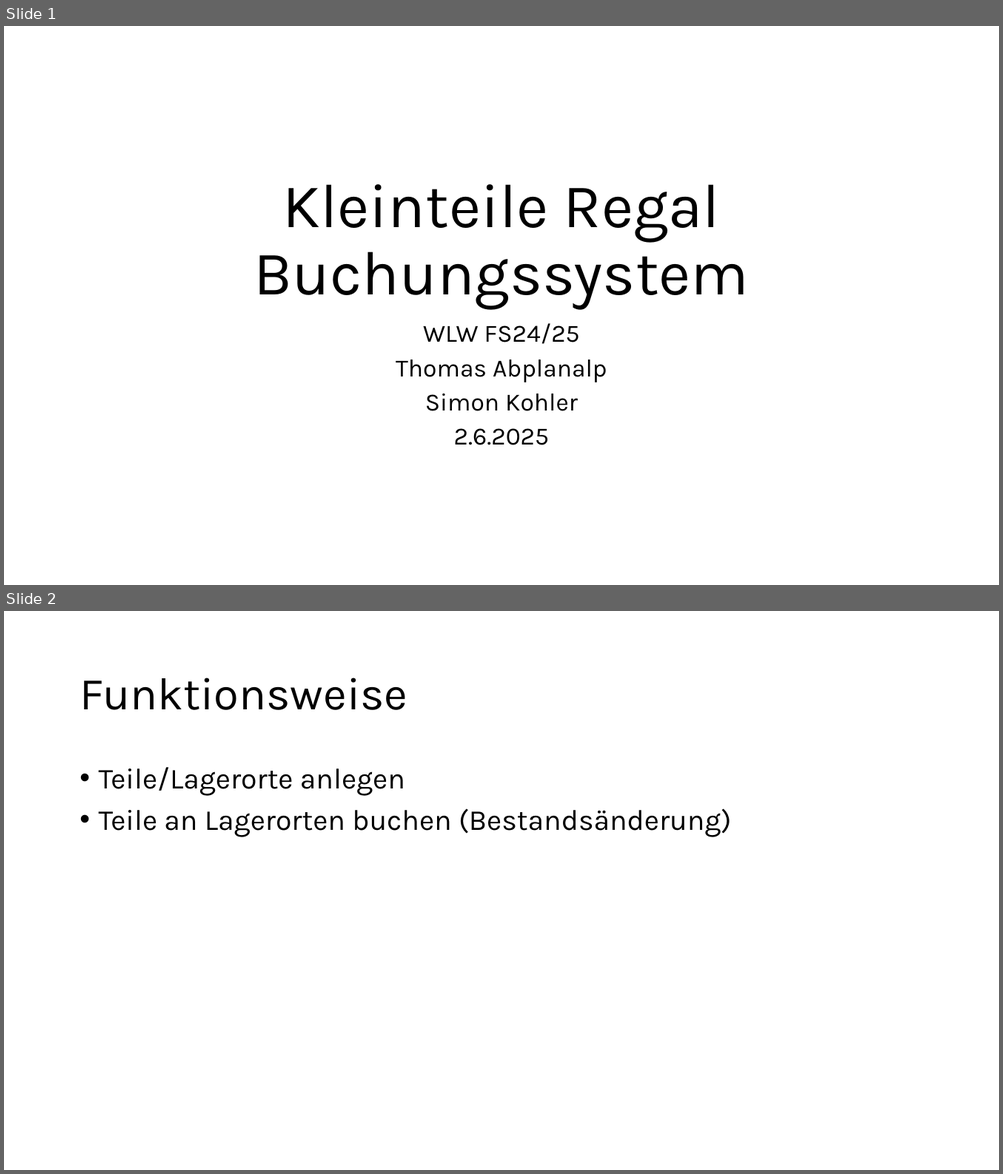
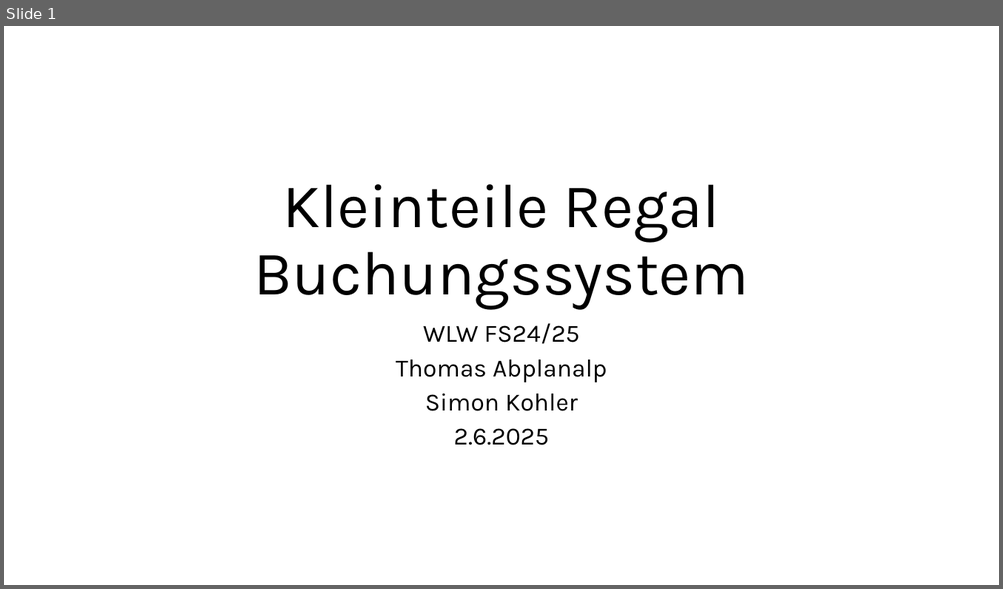
Before and after one commit to tasoftch/WLW-Teilelager, a slide deck: Kleinteile Regal präsentation.pptx. Shown one above the other, each under a label of ours: slides 1 and 2 before the commit, slide 1 after it. The pictures are 1003x1174 and 1003x589 pixels, drawn with LibreOffice and Linux fonts; fonts in the diff are those of the drawing; background and template pictures are left out. Boxes give left, top, right and bottom in pixels: in the first picture for what was removed or moved away, otherwise in the second. Text is boxed around its words. In the diff, an @@ line names an element or a change of style, - is before the commit and + after.

```diff
--- a/Kleinteile Regal präsentation.pptx
+++ b/Kleinteile Regal präsentation.pptx
@@ slide 2 removed at <box>4,611,999,1170</box>, background picture (left out) @@
@@ title removed at <box>79,678,407,710</box> @@
-Funktionsweise
@@ text removed at <box>99,767,731,837</box> @@
-• Teile/Lagerorte anlegen
-• Teile an Lagerorten buchen (Bestandsänderung)
```
Also in this commit, not shown: 1 slide changed, 3 slides added, 1 other slide removed, 5 other files.
